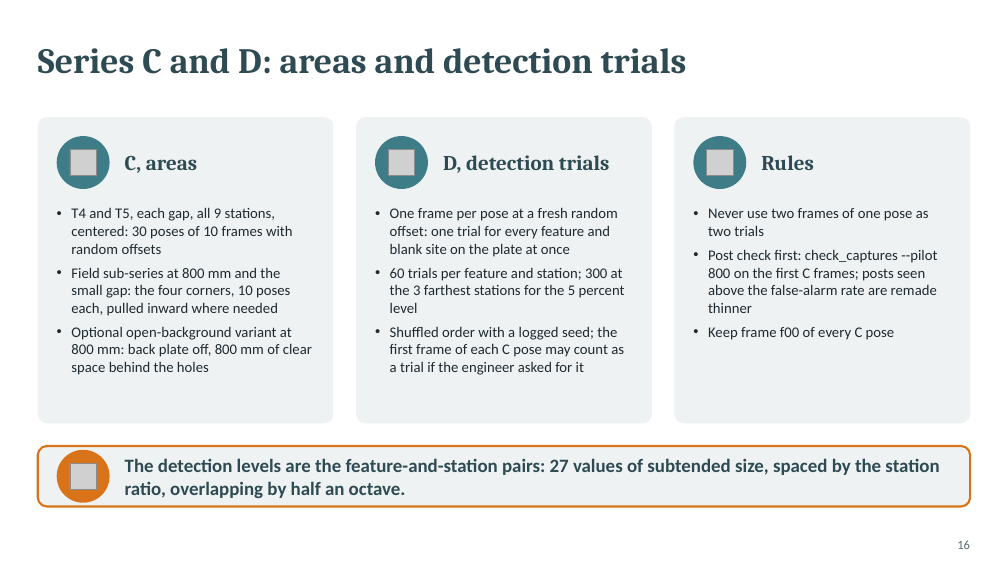
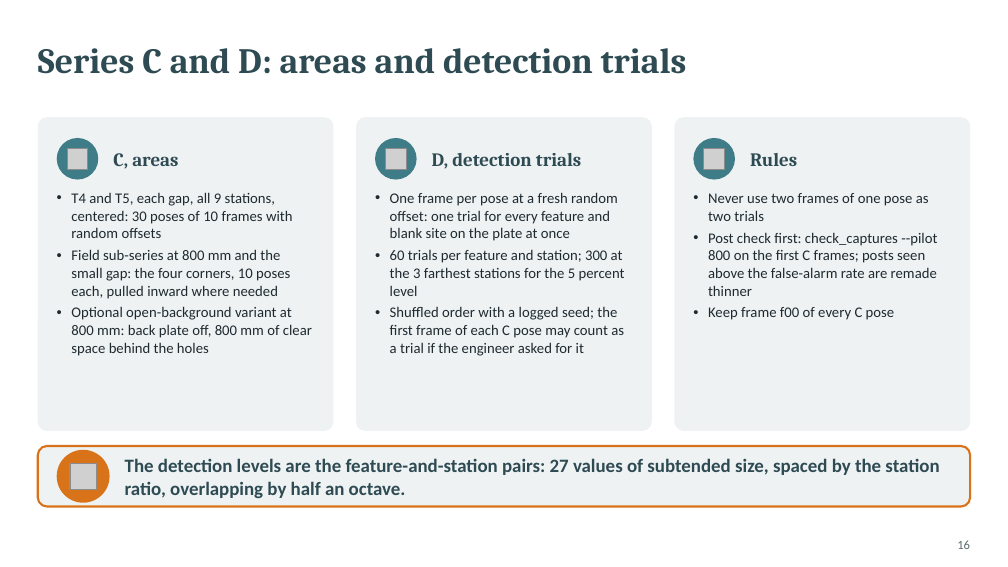
Before and after one commit to glibertyreach/sensor_performance_estimation, a slide deck: slide 16 of docs/presentations/vsx3000_test_procedure.pptx. Drawn at 1008x567 pixels with LibreOffice and Linux fonts; fonts in the diff are those of the drawing; grey boxes stand for pictures. Boxes give left, top, right and bottom in pixels: in the first picture for what was removed or moved away, otherwise in the second. Text is boxed around its words. In the diff, an @@ line names an element or a change of style, - is before the commit and + after.

```diff
--- a/docs/presentations/vsx3000_test_procedure.pptx
+++ b/docs/presentations/vsx3000_test_procedure.pptx
@@ rounded rectangle: place and size @@
-rounded rectangle at (38,117,333,423)
+rounded rectangle at (38,117,333,431)
@@ rounded rectangle: place and size @@
-rounded rectangle at (356,117,652,423)
+rounded rectangle at (356,117,652,431)
@@ rounded rectangle: place and size @@
-rounded rectangle at (675,117,970,423)
+rounded rectangle at (675,117,970,431)
@@ ellipse: place and size @@
-ellipse at (57,136,110,189)
+ellipse at (57,138,98,179)
@@ picture: place and size @@
-picture at (70,150,97,176)
+picture at (67,148,88,169)
@@ text "C, areas": place and size @@
-text "C, areas" at (125,156,197,173)
+text "C, areas" at (113,153,178,169)
@@ ellipse: place and size @@
-ellipse at (375,136,428,189)
+ellipse at (375,138,417,179)
@@ picture: place and size @@
-picture at (389,150,415,176)
+picture at (386,148,407,169)
@@ text "D, detection trials": place and size @@
-text "D, detection trials" at (443,155,610,173)
+text "D, detection trials" at (432,153,581,169)
@@ ellipse: place and size @@
-ellipse at (693,136,746,189)
+ellipse at (693,138,735,179)
@@ picture: place and size @@
-picture at (707,150,734,176)
+picture at (704,148,725,169)
@@ size 20 to 18 pt in 3 elements at (113,153,178,169), (432,153,581,169), (750,153,797,166) @@
@@ text "Rules": place and size @@
-text "Rules" at (761,155,813,170)
+text "Rules" at (750,153,797,166)
@@ text "T4 and T5, each gap, ...": place and size @@
-text "T4 and T5, each gap, ..." at (71,207,312,375)
+text "T4 and T5, each gap, ..." at (71,192,312,356)
@@ text "One frame per pose at ...": place and size @@
-text "One frame per pose at ..." at (390,207,625,375)
+text "One frame per pose at ..." at (390,192,625,356)
@@ less space between paragraphs in 3 elements at (71,192,312,356), (390,192,625,356), (708,193,937,320) @@
@@ text "Never use two frames of ...": place and size @@
-text "Never use two frames of ..." at (708,208,937,340)
+text "Never use two frames of ..." at (708,193,937,320)
```
Also in this commit, not shown: 12 other slides changed, 18 other files.
